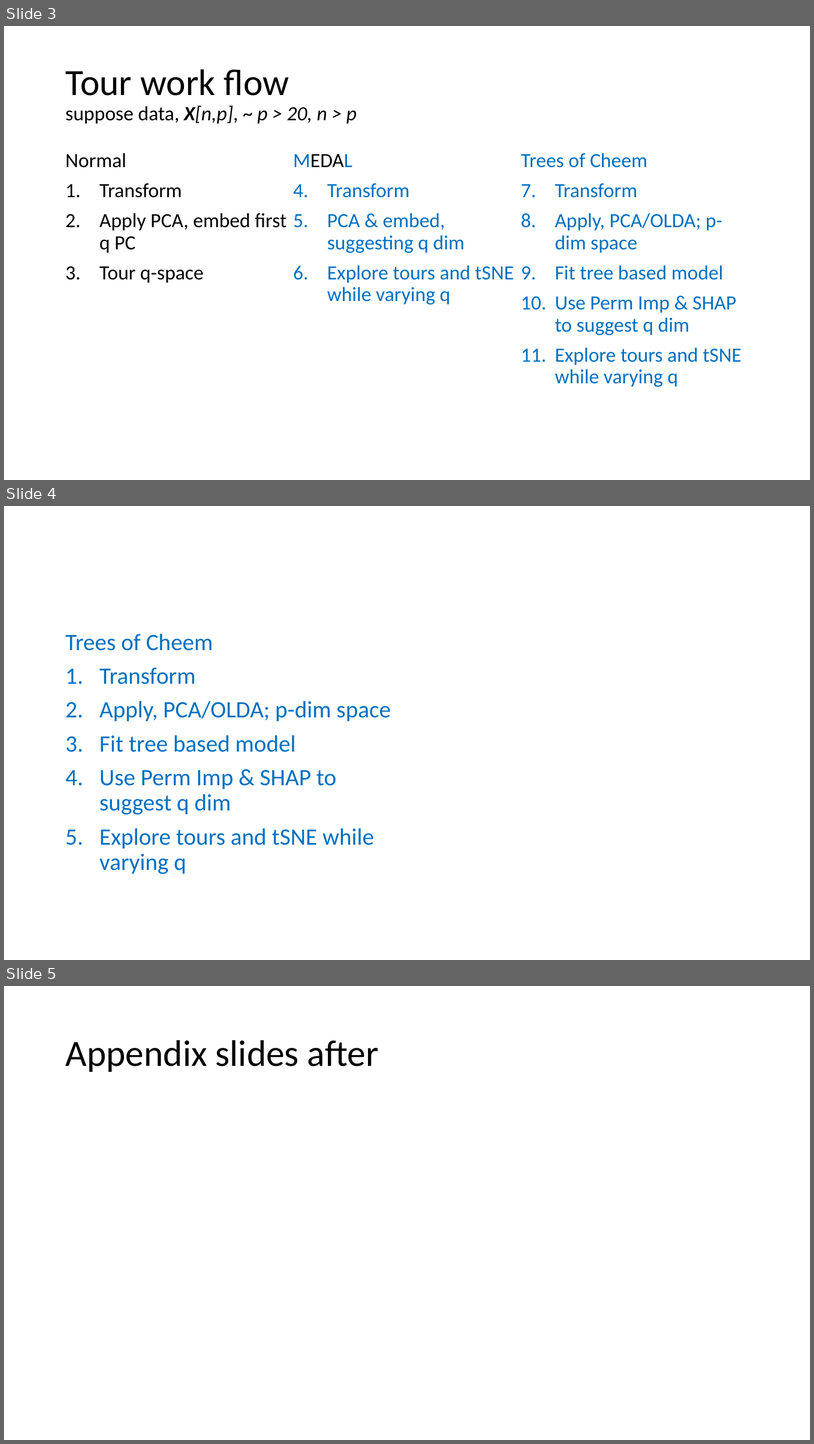
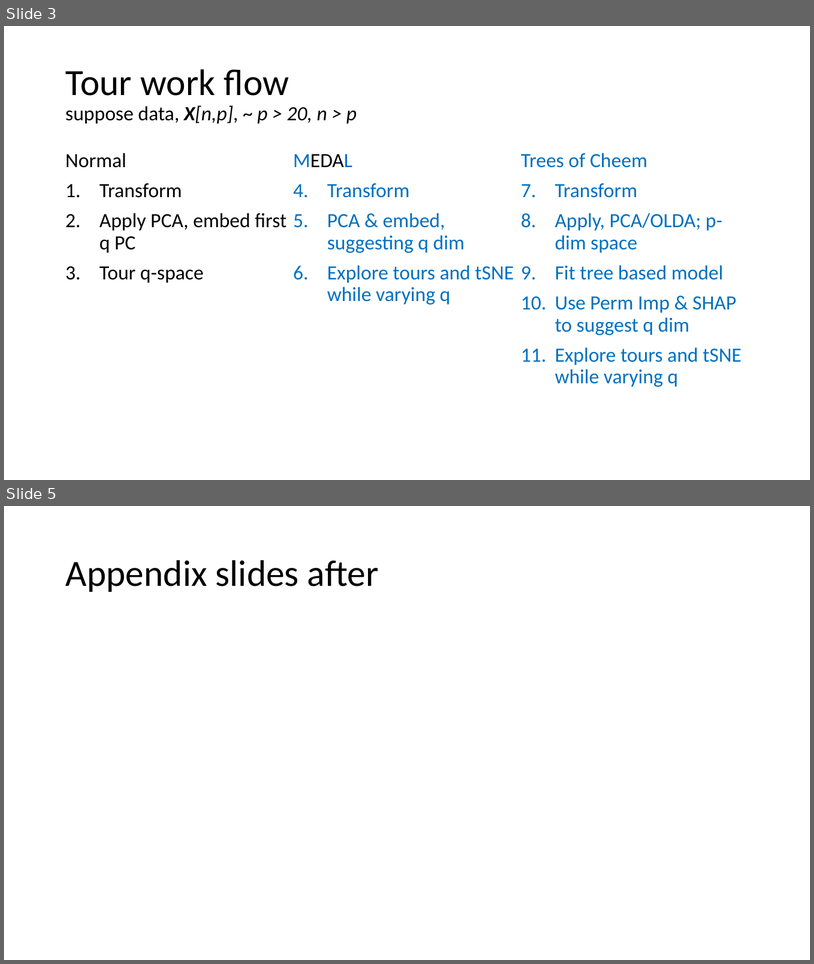
Before and after one commit to nspyrison/ML_EDA, a slide deck: zDesignDrafts/Trees_of_Cheem_pitch.pptx. Shown one above the other, each under a label of ours: slides 3, 4 and 5 before the commit, slides 3 and 5 after it; the slides between them are not shown. The pictures are 814x1444 and 814x964 pixels, drawn with LibreOffice and Linux fonts; fonts in the diff are those of the drawing. Boxes give left, top, right and bottom in pixels: in the first picture for what was removed or moved away, otherwise in the second. Text is boxed around its words. In the diff, an @@ line names an element or a change of style, - is before the commit and + after.

Commit message:
cheem tours variant 1 & 2 sketch.

```diff
--- a/zDesignDrafts/Trees_of_Cheem_pitch.pptx
+++ b/zDesignDrafts/Trees_of_Cheem_pitch.pptx
@@ slide 4 removed at [4,506,810,960], background #FFFFFF @@
@@ text removed at [65,633,391,874] @@
-Trees of Cheem
-1. Transform
-2. Apply, PCA/OLDA; p-dim space
-3. Fit tree based model
-4. Use Perm Imp & SHAP to suggest q dim
-5. Explore tours and tSNE while varying q
```
Also in this commit, not shown: 1 slide added.
